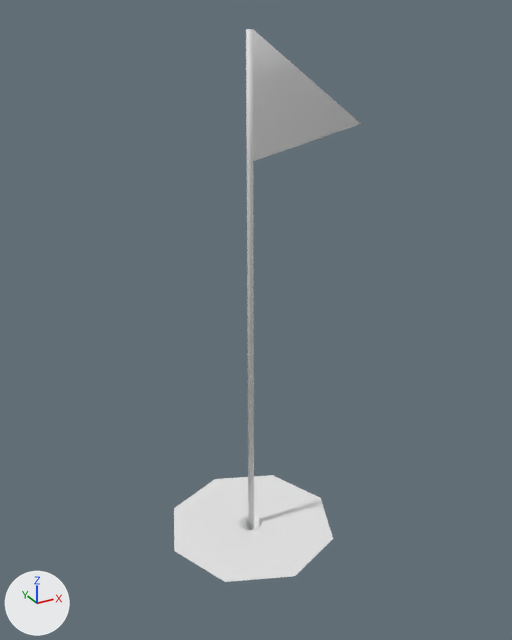
The FBX model Assets/Game/Various/sources/flag.fbx, before and after one commit.
Both versions are drawn from a 50 mm lens placed at (-1.94, -3.6, 3.39), pointed at (0.06, 0.04, 1.56). The axes (+X, +Y, +Z) are drawn at lower left. The lights are the same throughout. Where no turn or scale is listed for an object, it has been applied to the vertices.
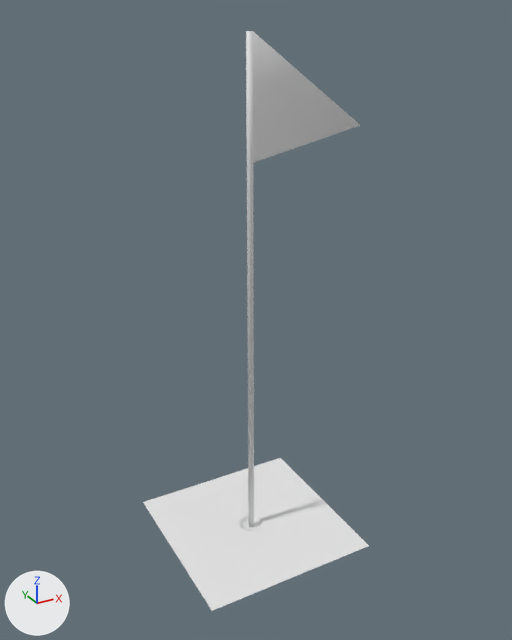
The newer file is also rescaled (x10.03) as a whole; pictures and numbers use the older file's frame.

Boxes [x1, y1, x2, y2] around the edits, measured in the pictures (512 x 640 px):
```json
{"object": "Circle", "change": "reshaped", "before": [174, 475, 333, 582], "after": [143, 458, 369, 611], "on screen": "42% wider, 43% taller"}
{"object": "Trigger", "change": "added", "after": [241, 519, 261, 530]}
```

Scene script edits in JSON lines:
```json
{"block": "me_circle", "where": "me_circle.from_pydata(...)  # 32 vertices, 27 faces; spans x -0.596..0.596, y -0.596..0.596, z -0.166..0.0"}
{"block": "me_circle", "where": "# used by ob_circle; location = (0.0, 0.0, 0.0)"}
{"block": "me_circle", "where": "# before: 24 (0.0, 0.078, -0.166), 25 (-0.055, 0.055, -0.166), 26 (-0.078, 0.0, -0.166), 27 (-0.055, -0.055, -0.166), 28 (0.0, -0.078, -0.166)"}
{"block": "me_circle", "where": "# before: 29 (0.055, -0.055, -0.166), 30 (0.078, 0.0, -0.166), 31 (0.055, 0.055, -0.166)"}
{"block": "me_circle", "change": "me_circle part 1"}
{"op": "add", "block": "me_circle", "code": "for i in [*range(24, 32)]: me_circle.vertices[i].co += Vector((0.0, 0.0, -0.095))"}
{"op": "set", "path": "me_circle.vertices[16].co", "old": "(0.421, 0.421, 0.0)", "new": "(0.598, 0.598, 0.0)", "note": "pixel (272, 475) -> pixel (280, 457)"}
{"op": "set", "path": "me_circle.vertices[17].co", "old": "(0.596, 0.0, 0.0)", "new": "(0.598, 0.0, 0.0)", "note": "pixel (320, 497)"}
{"op": "set", "path": "me_circle.vertices[18].co", "old": "(0.421, -0.421, 0.0)", "new": "(0.598, -0.598, 0.0)", "note": "pixel (333, 538) -> pixel (369, 545)"}
{"op": "set", "path": "me_circle.vertices[19].co", "old": "(0.0, -0.596, 0.0)", "new": "(0.0, -0.598, 0.0)", "note": "pixel (294, 576) -> pixel (295, 576)"}
{"op": "set", "path": "me_circle.vertices[20].co", "old": "(-0.421, -0.421, 0.0)", "new": "(-0.598, -0.598, 0.0)", "note": "pixel (224, 581) -> pixel (211, 610)"}
{"op": "set", "path": "me_circle.vertices[21].co", "old": "(-0.596, 0.0, 0.0)", "new": "(-0.598, 0.0, 0.0)", "note": "pixel (174, 551)"}
{"op": "set", "path": "me_circle.vertices[22].co", "old": "(-0.421, 0.421, 0.0)", "new": "(-0.598, 0.598, 0.0)", "note": "pixel (174, 508) -> pixel (142, 502)"}
{"op": "set", "path": "me_circle.vertices[23].co", "old": "(0.0, 0.596, 0.0)", "new": "(0.0, 0.598, 0.0)", "note": "pixel (215, 479) -> pixel (214, 478)"}
{"op": "add", "block": "me_plane", "code": ["me_plane = bpy.data.meshes.new('Plane')", "me_plane.from_pydata([(-0.131, -0.131, 0.0), (0.131, -0.131, 0.0), (-0.131, 0.131, 0.0), (0.131, 0.131, 0.0)], [], [(0, 1, 3, 2)])"]}
{"op": "add", "block": "ob_trigger", "code": ["ob_trigger = bpy.data.objects.new('Trigger', me_plane)", "ob_trigger.location = (0.0, 0.0, -0.024)"]}
```
